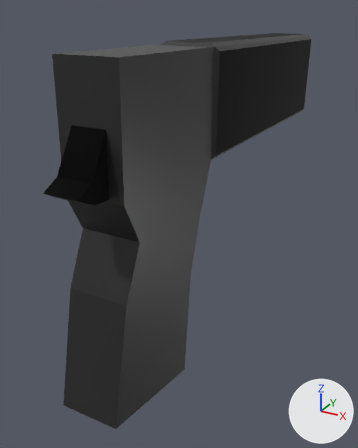
What one commit did to the Blender file Assets/BlenderAssets/Untitled.blend.
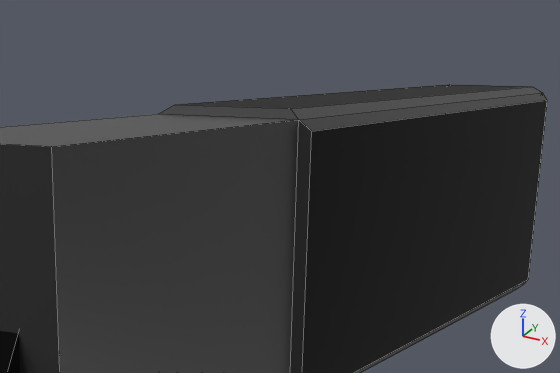
There are two pictures of each version: one whole from a camera (50 mm lens) standing at (0.088, -0.13, 0.09) and looking at (-0.01, 0.047, 0.001), one close up on the part from 28% to 88% of the width and 0% to 32% of the height. The axes (+X, +Y, +Z) are drawn at lower right. The lights are the same throughout. The last two pictures show the newer version. The close-ups show mesh edges as thin lines.
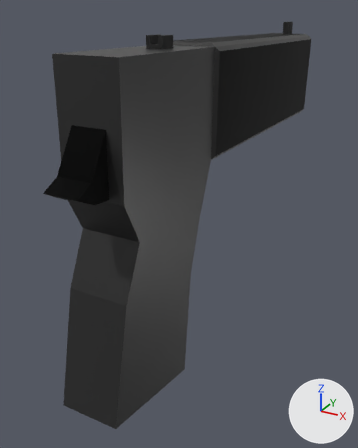
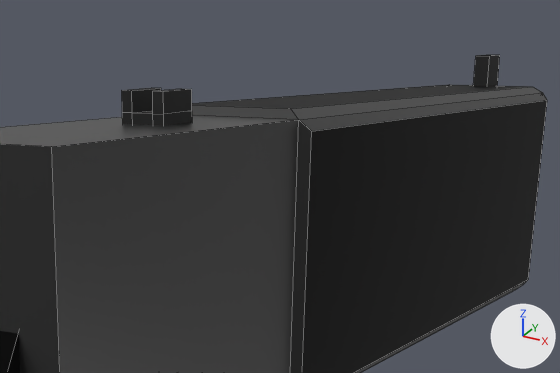
The newer file is also turned or shifted as a whole; pictures and numbers use the older file's frame.

Boxes (x1, y1, x2, y2) around the edits, measured in the close-ups (560 x 373 px):
'Cube', reshaped: before (0, 85, 547, 373); after (0, 55, 547, 373)
part 1 of me_cube, added: after (122, 88, 192, 126)
part 2 of me_cube, added: after (473, 55, 500, 87)

The change, as a list of edits to the scene's bpy script:
```text
Add mat_material_002:
    mat_material_002 = principled_material('Material.002')
    mat_material_002.base_color = (0.0574, 0.0574, 0.0574)  # dark grey #444444
    mat_material_002.metallic = 0.915
    mat_material_002.roughness = 0.854
Change me_cube:
    used by ob_cube; location = (0.0, 0.0, 0.0); rotation_euler = (-0.218, 0.0, 0.0), in degrees (-12, 0, 0); scale = (0.011, 0.0244, 0.043)
    verts and faces of me_cube; kept vertices keep their numbers, new ones are numbered from 58
    remove me_cube.from_pydata(...)  # 58 vertices, 53 faces; spans x -1.12..1.13, y -1.83..5.96, z -1.0..2.5
    add me_cube.from_pydata(...)  # 90 vertices, 81 faces; spans x -1.12..1.13, y -1.83..5.96, z -1.0..2.64
    me_cube part 1: a new loose piece of 24 vertices spanning x -0.27..0.27, y -0.18..0.2, z 1.65..1.94, in mat_material_002 (dark grey #444444)
    me_cube part 2
    add verts[58] = (-0.13, 5.31, 2.4)
    add verts[59] = (-0.13, 5.23, 2.61)  # pixel (475, 55)
    add verts[60] = (-0.13, 5.59, 2.44)
    add verts[61] = (-0.13, 5.51, 2.64)  # pixel (486, 54)
    add for new, old in zip([*range(62, 66)], [*range(58, 62)]): verts[new] = verts[old] + (0.26, 0.0, 0.0)
    add faces += [(58, 59, 61, 60), (60, 61, 65, 64), (62, 64, 65, 63), (58, 62, 63, 59), (58, 60, 64, 62), (59, 63, 65, 61)]  # mat_material_002 (dark grey #444444)
    add me_cube.materials.append(mat_material_002)  # dark grey #444444
```
